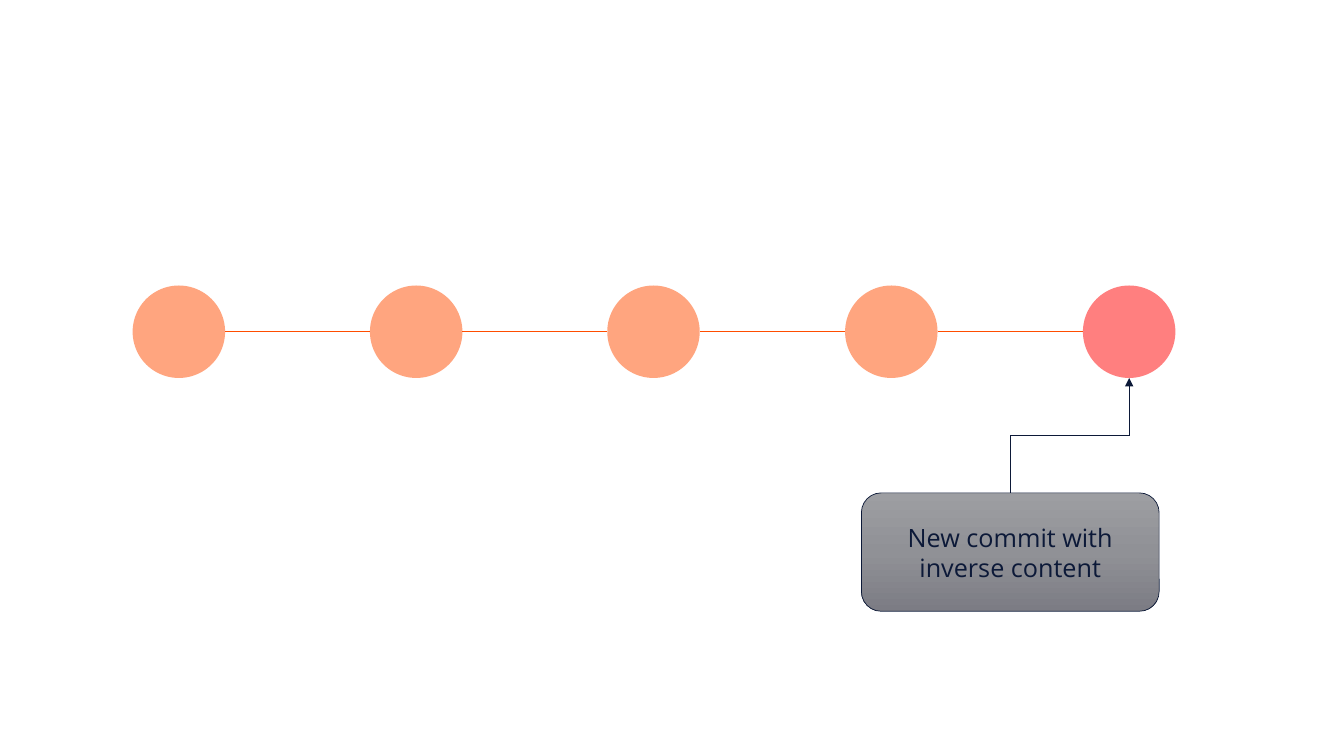
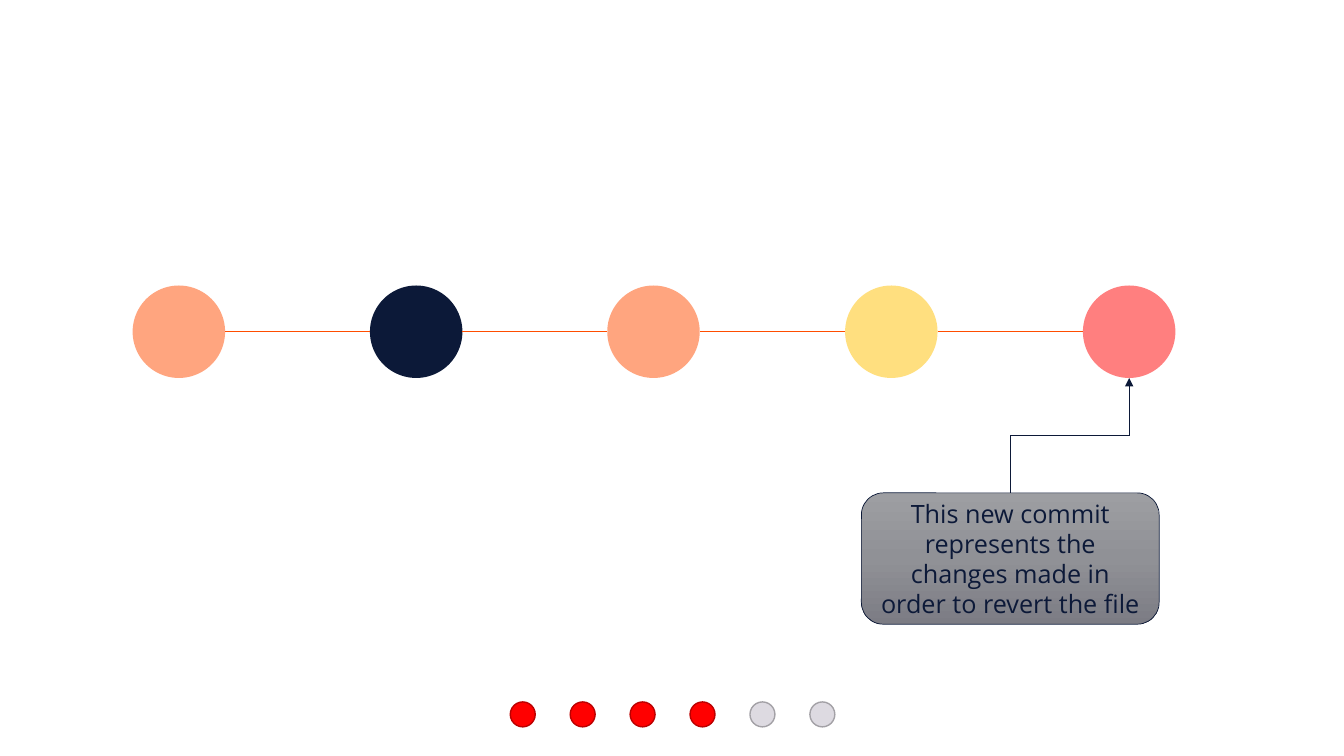
Before and after one commit to e815135/Shiny-App-Project, a slide deck: slide 27 of making basic workflow diagram.pptx. Drawn at 1344x756 pixels with LibreOffice and Linux fonts; fonts in the diff are those of the drawing. Boxes give left, top, right and bottom in pixels: in the first picture for what was removed or moved away, otherwise in the second. Text is boxed around its words. In the diff, an @@ line names an element or a change of style, - is before the commit and + after.

```diff
--- a/making basic workflow diagram.pptx
+++ b/making basic workflow diagram.pptx
@@ ellipse at [370, 285, 463, 378]: fill #FF4D00 at 50% opacity to #0C1938 @@
@@ ellipse at [845, 285, 938, 378]: fill #FF4D00 at 50% opacity to #FFC100 at 50% opacity @@
@@ rounded rectangle "This new commit represents the ...": place and size @@
-rounded rectangle "This new commit represents the ..." at [862, 493, 1159, 611]
+rounded rectangle "This new commit represents the ..." at [862, 493, 1159, 624]
@@ text in rounded rectangle at [881, 504, 1139, 613]: text changed @@
-New commit with inverse content
+This new commit represents the changes made in order to revert the file
@@ ellipse added at [510, 702, 535, 727], fill #FF0000, outline #BD0000 1 pt @@
@@ ellipse added at [571, 702, 596, 727], fill #FF0000, outline #BD0000 1 pt @@
@@ ellipse added at [630, 702, 655, 727], fill #FF0000, outline #BD0000 1 pt @@
@@ ellipse added at [691, 702, 716, 727], fill #FF0000, outline #BD0000 1 pt @@
@@ ellipse added at [750, 702, 775, 727], fill #DDDAE1, outline #A3A1A6 1 pt @@
@@ ellipse added at [810, 702, 835, 727], fill #DDDAE1, outline #A3A1A6 1 pt @@
```
Also in this commit, not shown: 40 other slides changed, 2 slides added.
